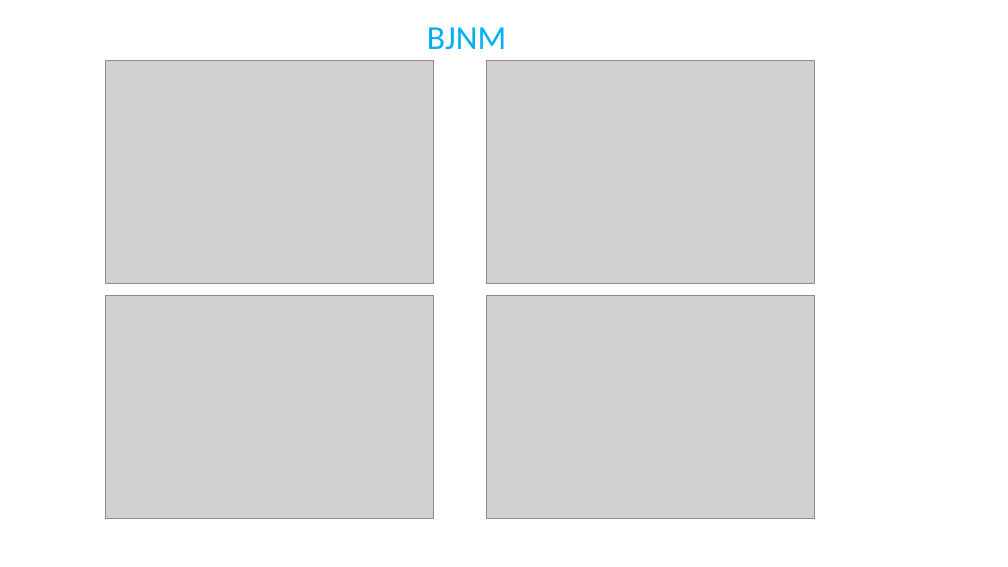
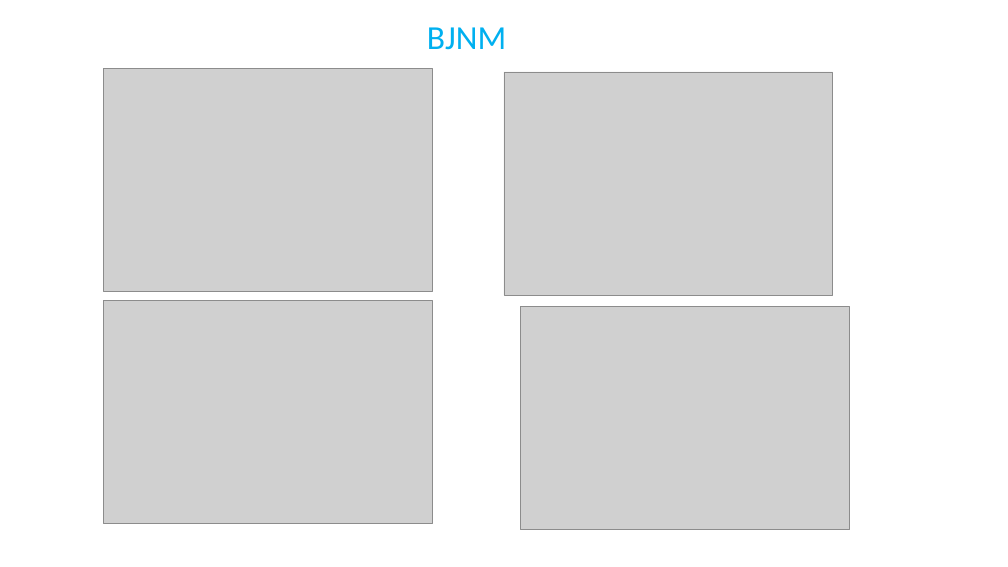
Before and after one commit to SrknMcT/ITUDeprem, a slide deck: slide 2 of results and todos/ResultsFof2.pptx. Drawn at 1008x567 pixels with LibreOffice and Linux fonts; fonts in the diff are those of the drawing; grey boxes stand for pictures. Boxes give left, top, right and bottom in pixels: in the first picture for what was removed or moved away, otherwise in the second. Text is boxed around its words. In the diff, an @@ line names an element or a change of style, - is before the commit and + after.

```diff
--- a/results and todos/ResultsFof2.pptx
+++ b/results and todos/ResultsFof2.pptx
@@ picture: place and size @@
-picture at bbox=[106, 60, 434, 284]
+picture at bbox=[104, 68, 433, 291]
@@ picture: place and size @@
-picture at bbox=[486, 60, 814, 284]
+picture at bbox=[504, 72, 833, 295]
@@ picture: place and size @@
-picture at bbox=[106, 295, 434, 518]
+picture at bbox=[104, 300, 433, 523]
@@ picture: place and size @@
-picture at bbox=[486, 295, 814, 518]
+picture at bbox=[521, 306, 850, 529]
```
Also in this commit, not shown: 1 other slide changed, 1 slide removed, 41 other files.
